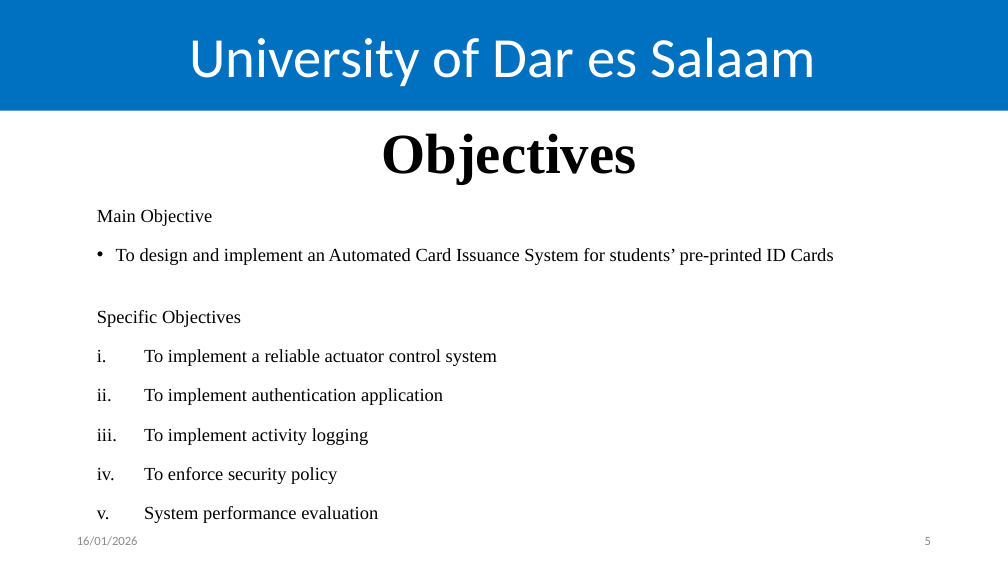
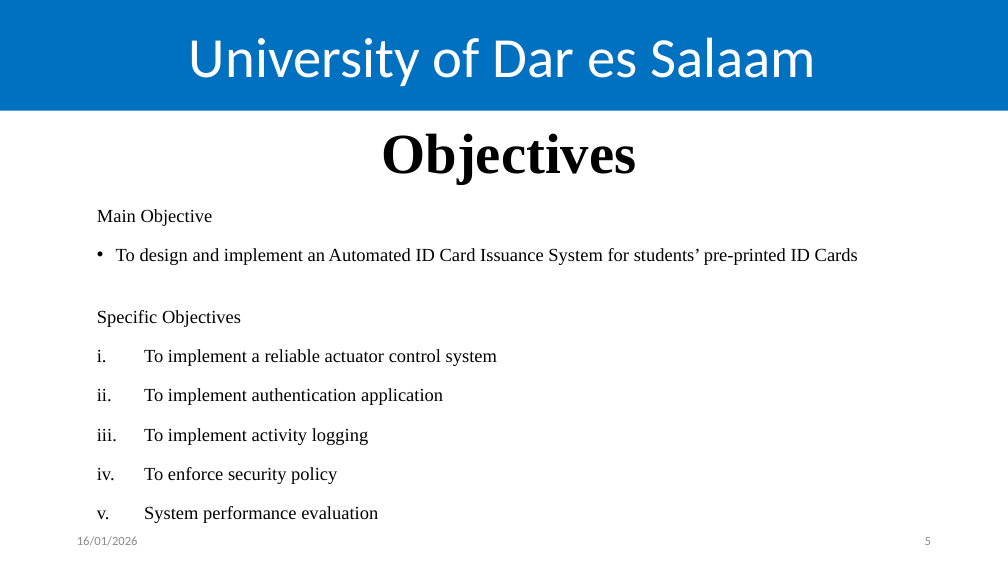
Before and after one commit to musyani-io/self-service-card-issuance, a slide deck: slide 5 of docs/uni-submission/mid-semester-one.pptx. Drawn at 1008x567 pixels with LibreOffice and Linux fonts; fonts in the diff are those of the drawing; background and template pictures are left out. Boxes give left, top, right and bottom in pixels: in the first picture for what was removed or moved away, otherwise in the second. Text is boxed around its words. In the diff, an @@ line names an element or a change of style, - is before the commit and + after.

```diff
--- a/docs/uni-submission/mid-semester-one.pptx
+++ b/docs/uni-submission/mid-semester-one.pptx
@@ text at (116, 248, 858, 265): text changed @@
-• To design and implement an Automated Card Issuance System for students’ pre-printed ID Cards
+• To design and implement an Automated ID Card Issuance System for students’ pre-printed ID Cards
```
Also in this commit, not shown: 2 other slides changed, 2 other files.
